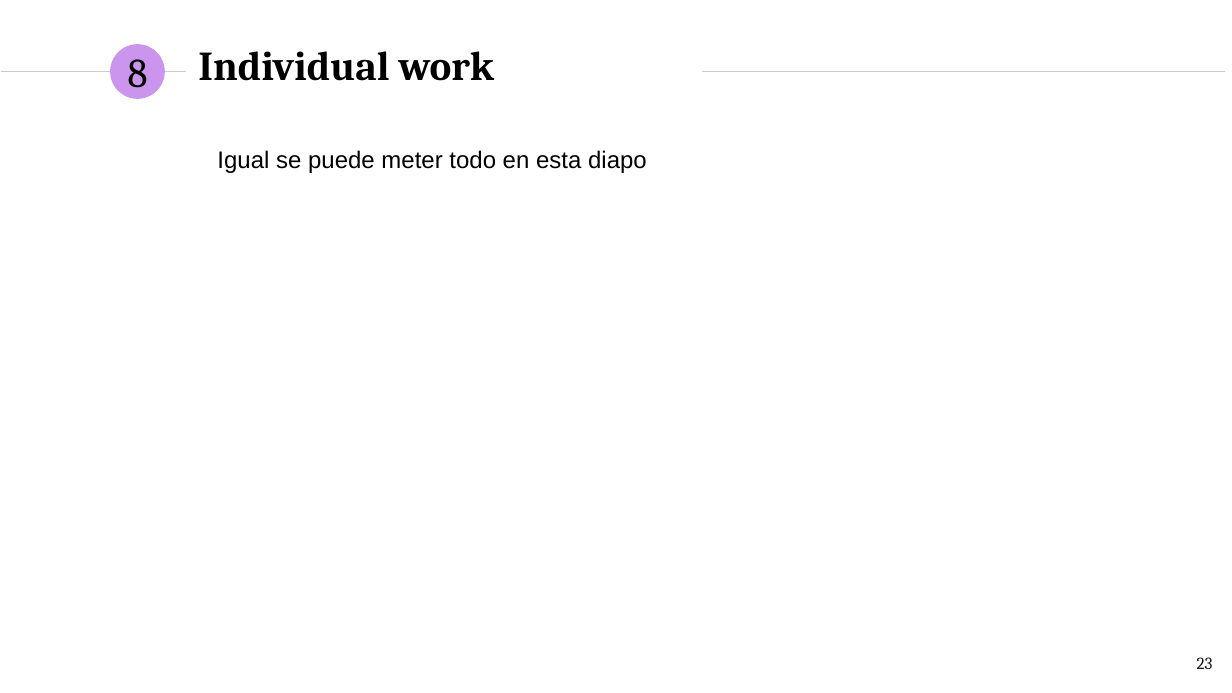
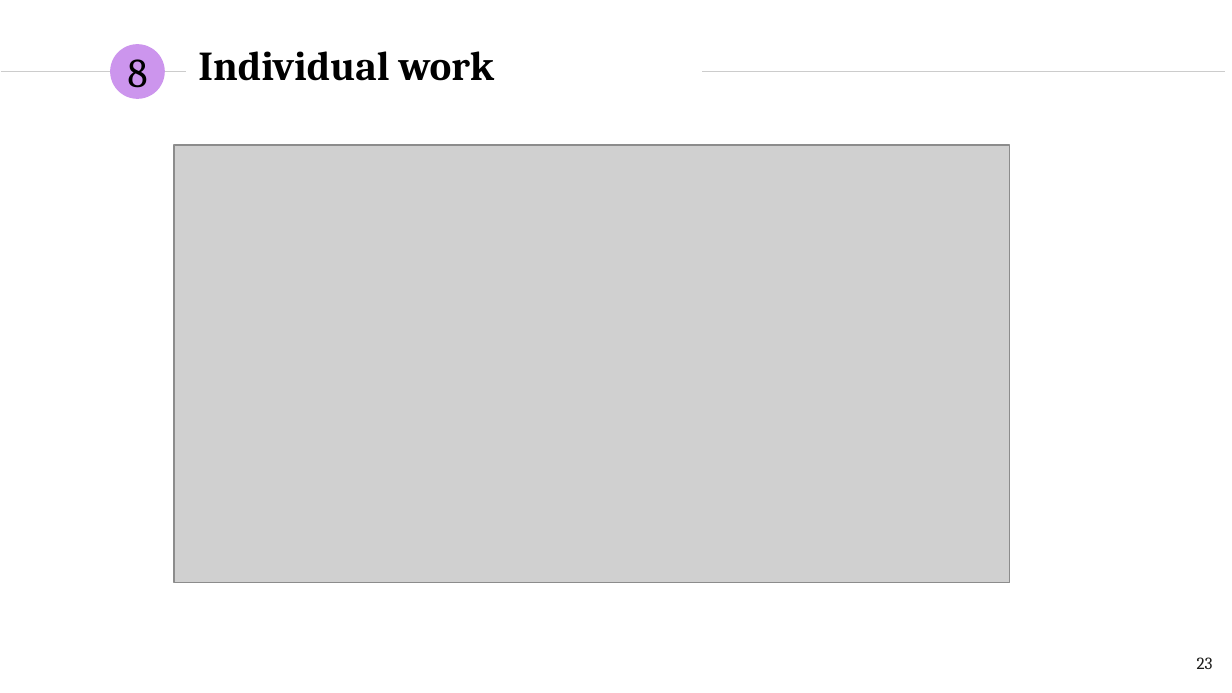
Before and after one commit to NILGroup/TFG-1920-DiscapacidadVisual, a slide deck: slide 23 of Defensa/presentaciónFinal_v2.pptx. Drawn at 1232x693 pixels with LibreOffice and Linux fonts; fonts in the diff are those of the drawing; grey boxes stand for pictures. Boxes give left, top, right and bottom in pixels: in the first picture for what was removed or moved away, otherwise in the second. Text is boxed around its words. In the diff, an @@ line names an element or a change of style, - is before the commit and + after.

```diff
--- a/Defensa/presentaciónFinal_v2.pptx
+++ b/Defensa/presentaciónFinal_v2.pptx
@@ picture added at bbox=[174, 145, 1009, 583] @@
@@ text removed at bbox=[217, 150, 647, 173] @@
-Igual se puede meter todo en esta diapo
```
Also in this commit, not shown: 3 other slides changed, 3 other files.
